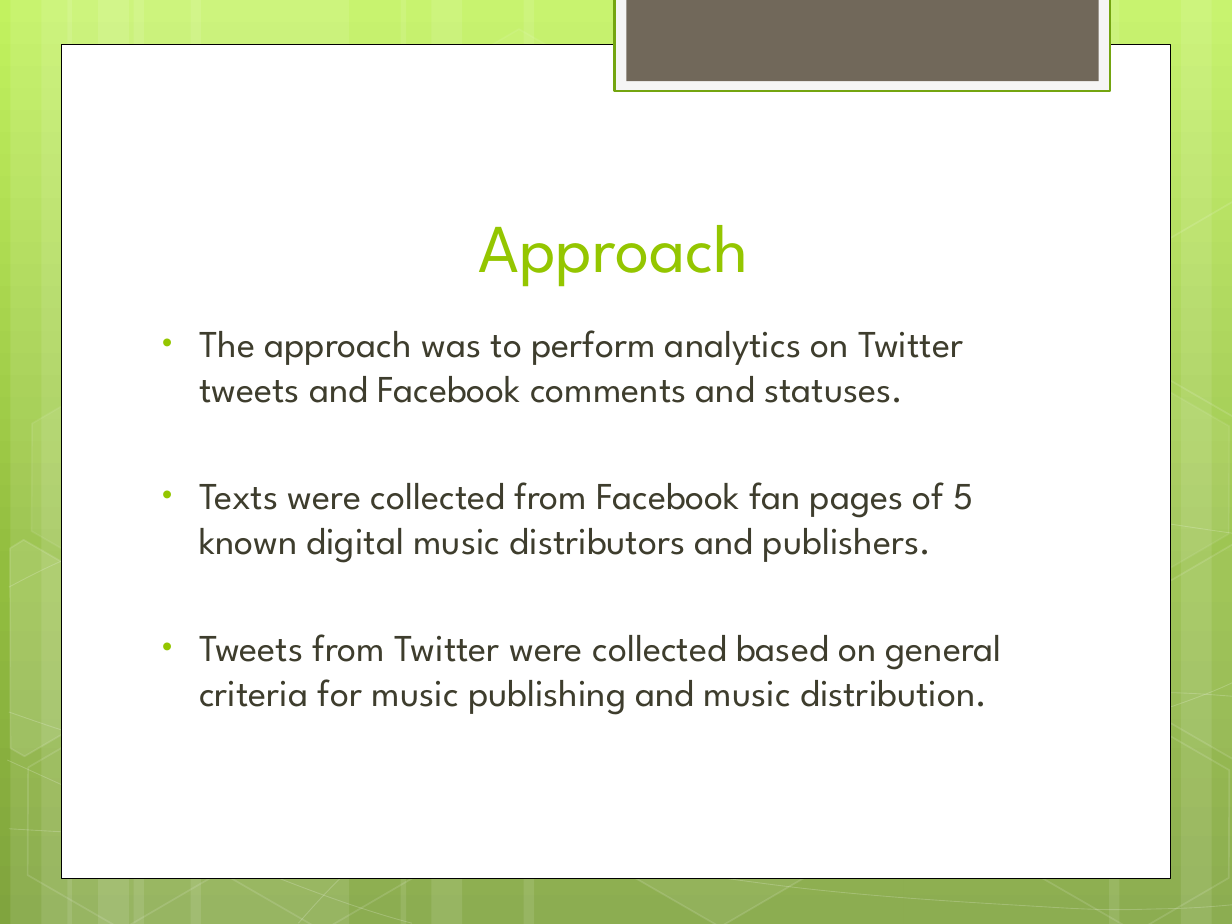
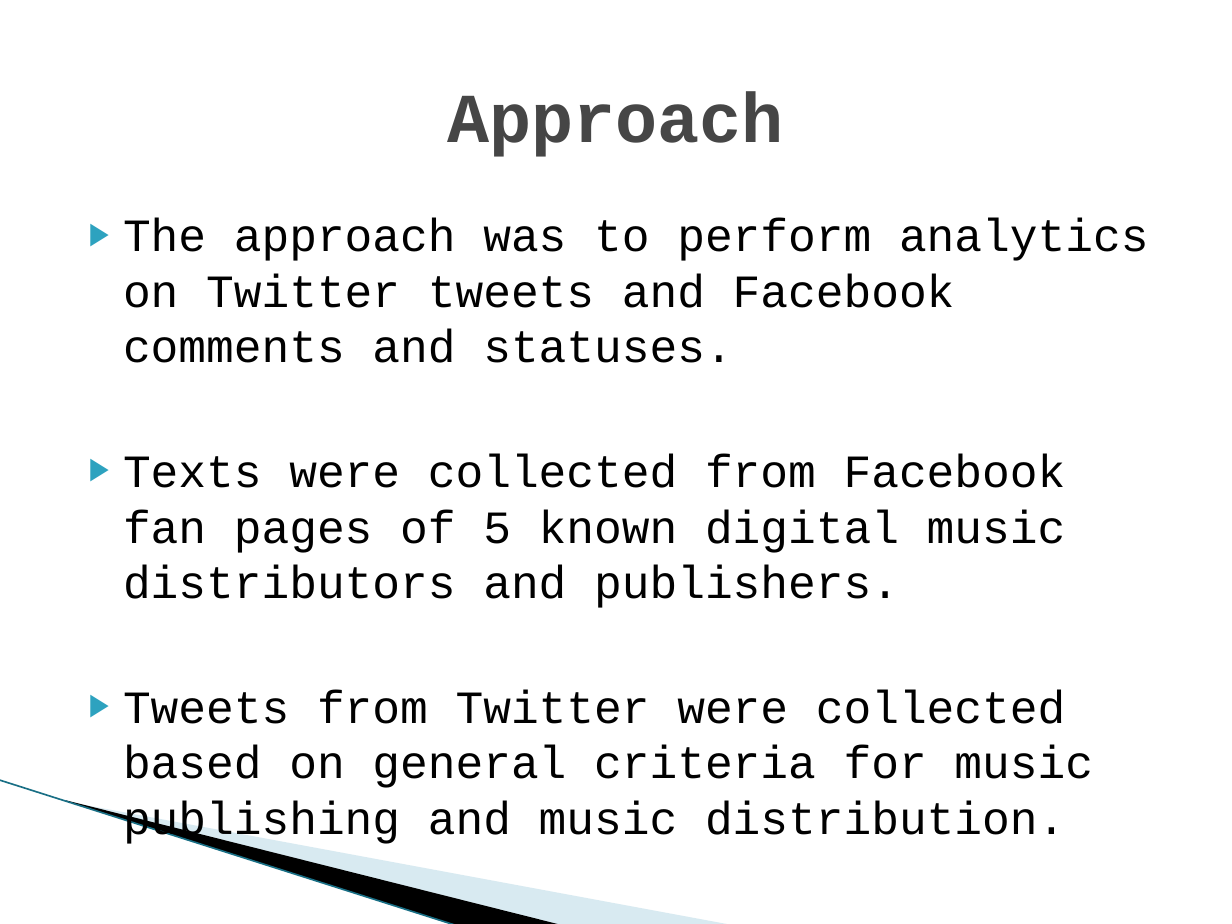
Before and after one commit to dmrod01/musicdistrotrends, a slide deck: slide 3 of Rodriguez_M_Final_Presentation.pptx. Drawn at 1232x924 pixels with LibreOffice and Linux fonts; fonts in the diff are those of the drawing; background and template pictures are left out. Boxes give left, top, right and bottom in pixels: in the first picture for what was removed or moved away, otherwise in the second. Text is boxed around its words. In the diff, an @@ line names an element or a change of style, - is before the commit and + after.

```diff
--- a/Rodriguez_M_Final_Presentation.pptx
+++ b/Rodriguez_M_Final_Presentation.pptx
@@ background gradient #C3F35F to #93BF3F to #81A53E to #FFFFFF @@
@@ rectangle removed at box(615, 0, 1110, 91) @@
@@ rectangle removed at box(626, 0, 1098, 81) @@
@@ title "Approach": place and size @@
-title "Approach" at box(479, 225, 749, 287)
+title "Approach" at box(447, 91, 784, 157)
@@ title "Approach" at box(447, 91, 784, 157): size 40 to 41 pt, font League Spartan to Courier New, text colour #94C600 to #464646, bold on; vertical alignment bottom to middle @@
@@ rectangle removed at box(62, 44, 1170, 877) @@
@@ group removed at box(0, 0, 1232, 924): 12 rectangles, 8 hexagons, 7 freeform shapes @@
@@ text "The approach was to perform ...": place and size @@
-text "The approach was to perform ..." at box(199, 330, 1002, 715)
+text "The approach was to perform ..." at box(123, 218, 1148, 788)
@@ text "The approach was to perform ..." at box(123, 218, 1148, 788): size 22.2 to 27 pt, font League Spartan to Courier New, text colour #3E3D2D to #000000; bullet • to ▶; bullet colour #94C600 to #2DA2BF @@
@@ line added from (0, 780) to (457, 924), #97C5D8 0.95 pt @@
@@ freeform shape: place and size @@
-freeform shape at box(7, 760, 413, 923)
+freeform shape at box(65, 800, 563, 924)
@@ freeform shape at box(65, 800, 563, 924): fill none to #000000; outline #FFFFFF 0.5 pt to none @@
@@ freeform shape added at box(68, 801, 733, 924), fill #A0CBDC at 40% opacity @@
```
Also in this commit, not shown: 5 other slides changed, 12 slides added.
